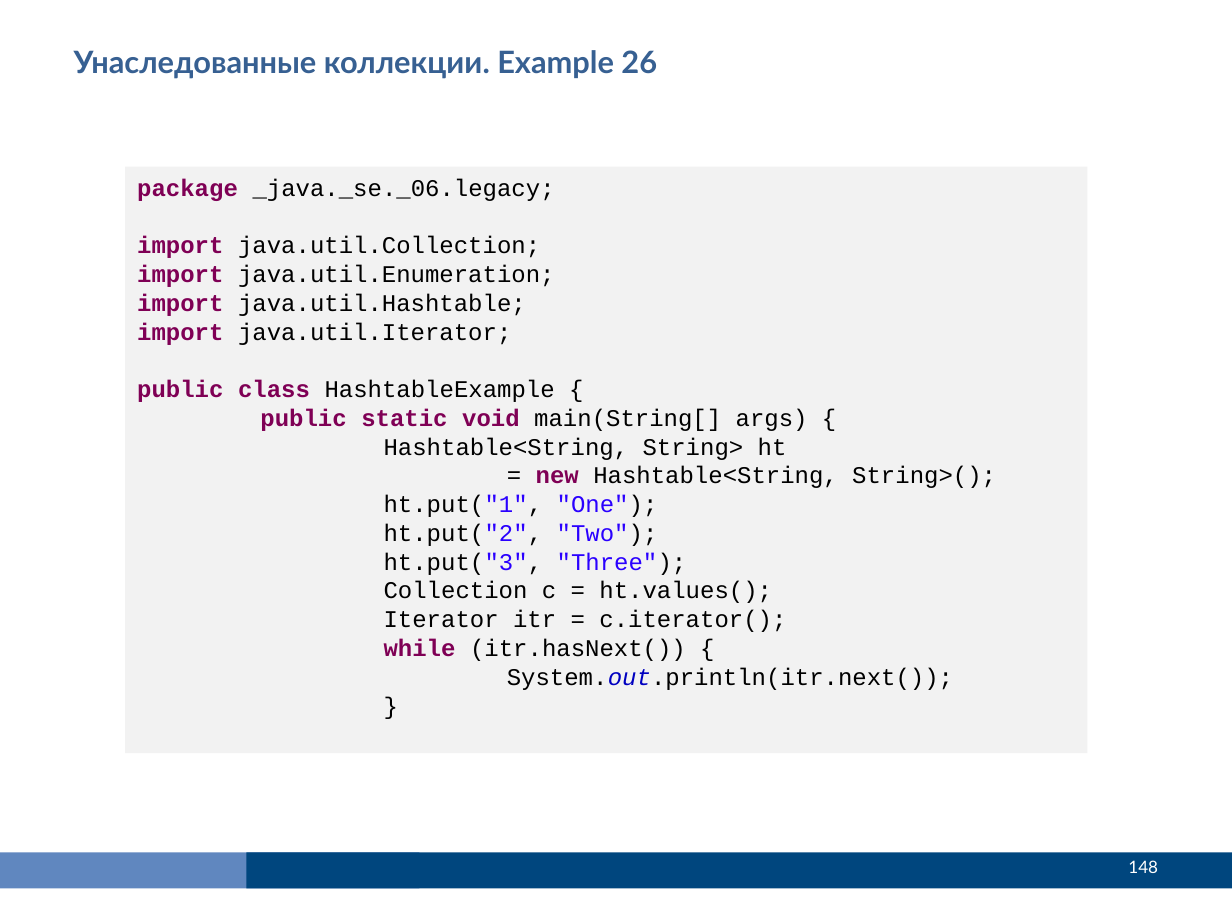
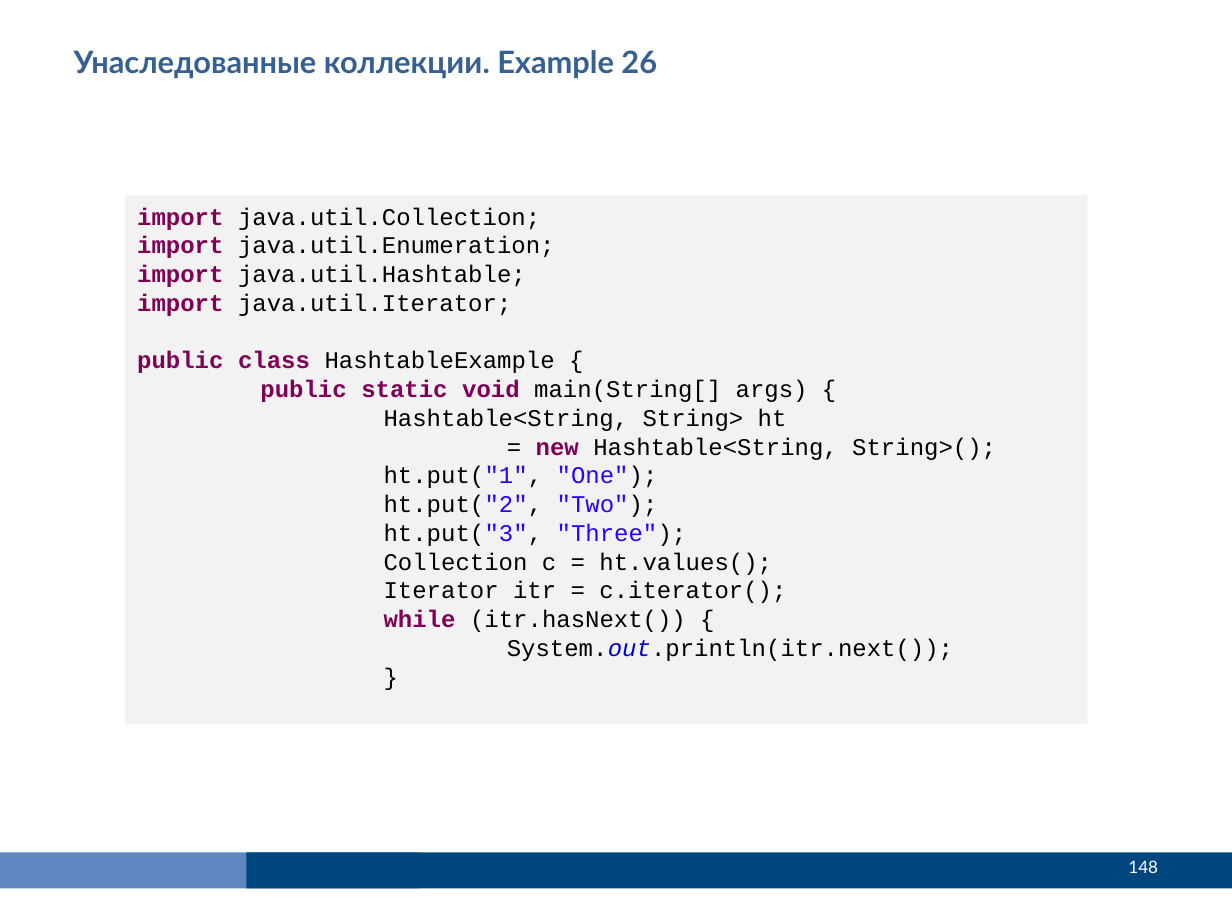
Before and after one commit to Vyacheslav2023/javase0111, a slide deck: slide 148 of presentation/JavaSE114Коллекции.pptx. Drawn at 1232x924 pixels with LibreOffice and Linux fonts; fonts in the diff are those of the drawing. Boxes give left, top, right and bottom in pixels: in the first picture for what was removed or moved away, otherwise in the second. Text is boxed around its words. In the diff, an @@ line names an element or a change of style, - is before the commit and + after.

```diff
--- a/presentation/JavaSE114Коллекции.pptx
+++ b/presentation/JavaSE114Коллекции.pptx
@@ text in rectangle at (137,178,555,201): paragraph removed @@
-package _java._se._06.legacy;
@@ rectangle "import java.util.Collection;": place and size @@
-rectangle "import java.util.Collection;" at (126,166,1088,753)
+rectangle "import java.util.Collection;" at (126,196,1088,724)
```
Also in this commit, not shown: 11 other slides changed, 50 other files.
